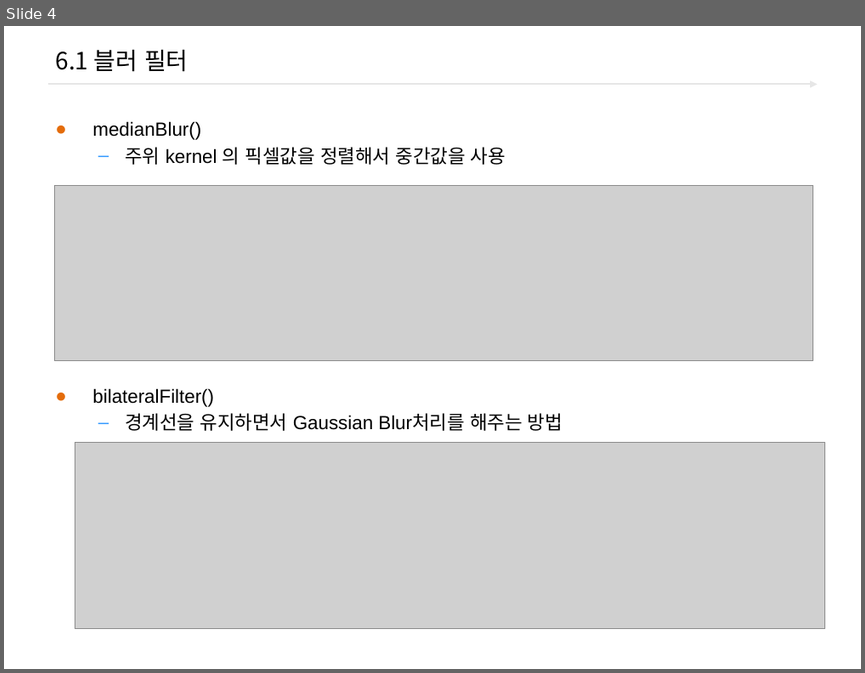
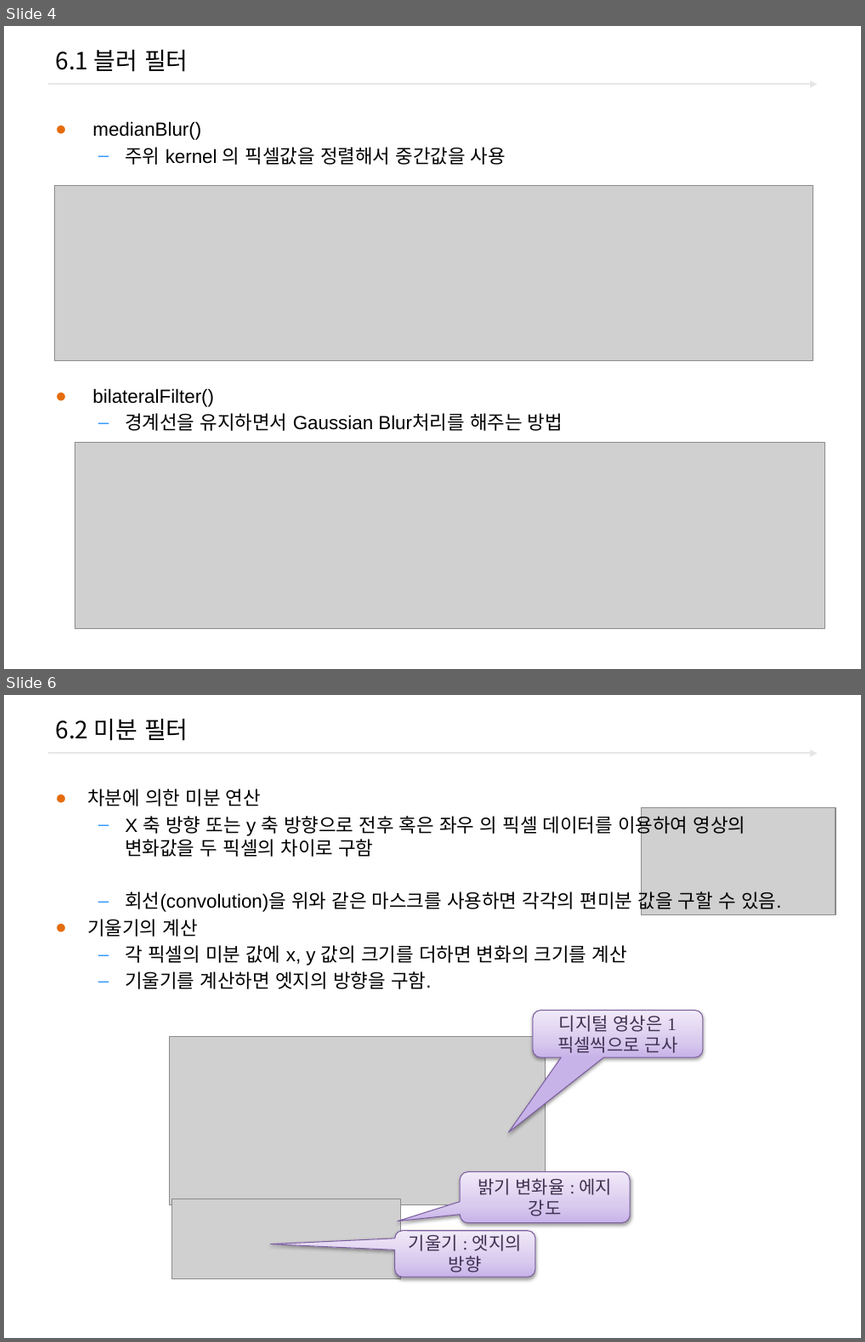
Before and after one commit to freshmea/ict_robot_dajung, a slide deck: pdf_ppt/2.OpenCV/Open_cv_06_필터링.pptx. Shown one above the other, each under a label of ours: slide 4 before the commit, slides 4 and 6 after it; the slides between them are not shown. The pictures are 865x673 and 865x1342 pixels, drawn with LibreOffice and Linux fonts; fonts in the diff are those of the drawing; grey boxes stand for pictures; background and template pictures are left out. Boxes give left, top, right and bottom in pixels: in the first picture for what was removed or moved away, otherwise in the second. Text is boxed around its words. In the diff, an @@ line names an element or a change of style, - is before the commit and + after.

```diff
--- a/pdf_ppt/2.OpenCV/Open_cv_06_필터링.pptx
+++ b/pdf_ppt/2.OpenCV/Open_cv_06_필터링.pptx
@@ slide 6 added at [4, 695, 861, 1338], background #FFFFFF; not listed: 1 template element that a slide beside it also shows @@
@@ title added at [55, 718, 188, 741], 20 pt, text #000000 @@
+6.2 미분 필터
@@ text added at [87, 789, 782, 989], 16 pt, text #000000 @@
+● 차분에 의한 미분 연산
+  – X 축 방향 또는 y 축 방향으로 전후 혹은 좌우 의 픽셀 데이터를 이용하여 영상의 변화값을 두 픽셀의 차이로 구함
+  – 회선(convolution)을 위와 같은 마스크를 사용하면 각각의 편미분 값을 구할 수 있음.
+● 기울기의 계산
+  – 각 픽셀의 미분 값에 x, y 값의 크기를 더하면 변화의 크기를 계산
+  – 기울기를 계산하면 엣지의 방향을 구함.
@@ picture added at [641, 807, 835, 914] @@
@@ rounded speech box added at [533, 1010, 703, 1057], fill gradient #C9B5E8 to #D8CBEE to #F0EAF9, outline #7D60A0 0.75 pt, 15 pt, text #403152 @@
+디지털 영상은 1픽셀씩으로 근사
@@ picture added at [170, 1037, 545, 1205] @@
@@ rounded speech box added at [460, 1171, 630, 1223], fill gradient #C9B5E8 to #D8CBEE to #F0EAF9, outline #7D60A0 0.75 pt, 15 pt, text #403152 @@
+밝기 변화율 : 에지 강도
@@ picture added at [172, 1199, 401, 1278] @@
@@ rounded speech box added at [395, 1231, 535, 1276], fill gradient #C9B5E8 to #D8CBEE to #F0EAF9, outline #7D60A0 0.75 pt, 15 pt, text #403152 @@
+기울기 : 엣지의 방향
```
Also in this commit, not shown: 6 other slides added, 1 other file.
